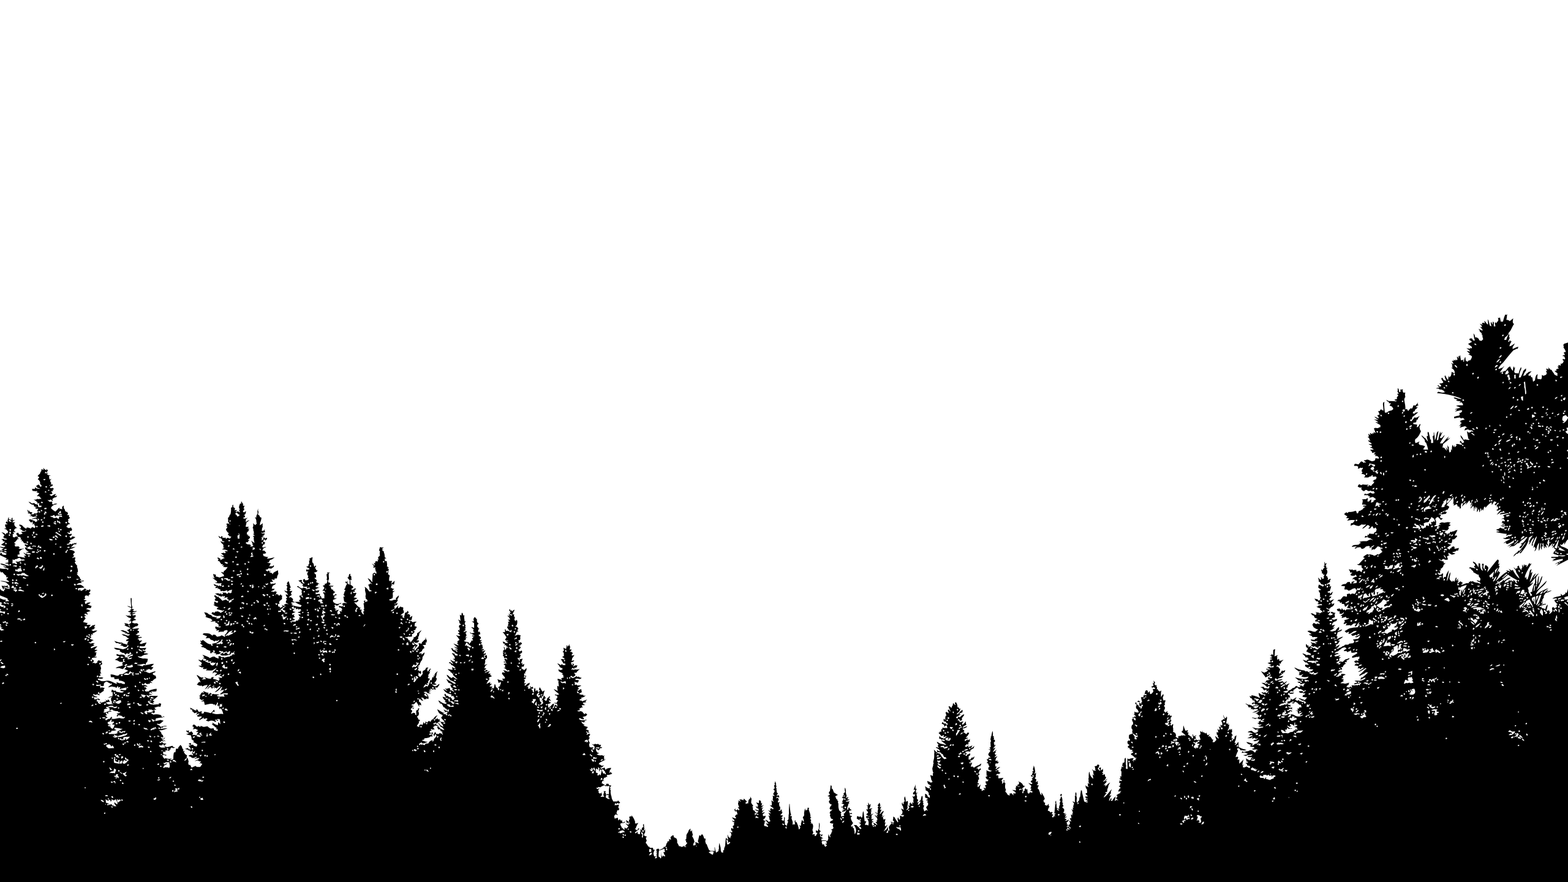
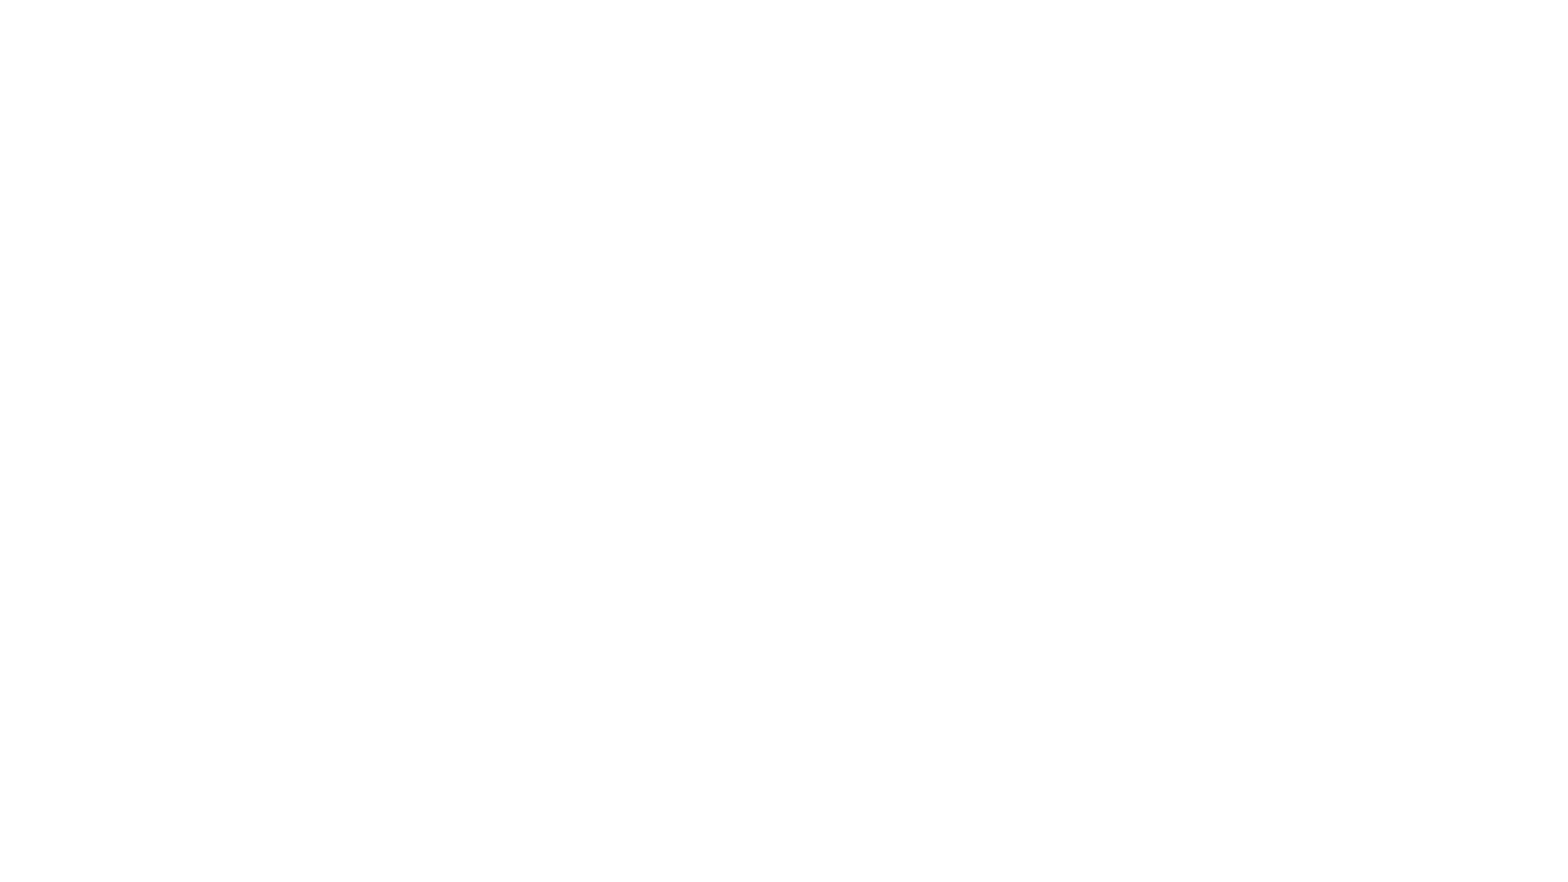
Layer changes from the first 1568 × 882 image to the second:
added layer "starpatch" above "Layer" over [35, 314, 1552, 729]
hid "[number].svg" over [0, 314, 1568, 882]